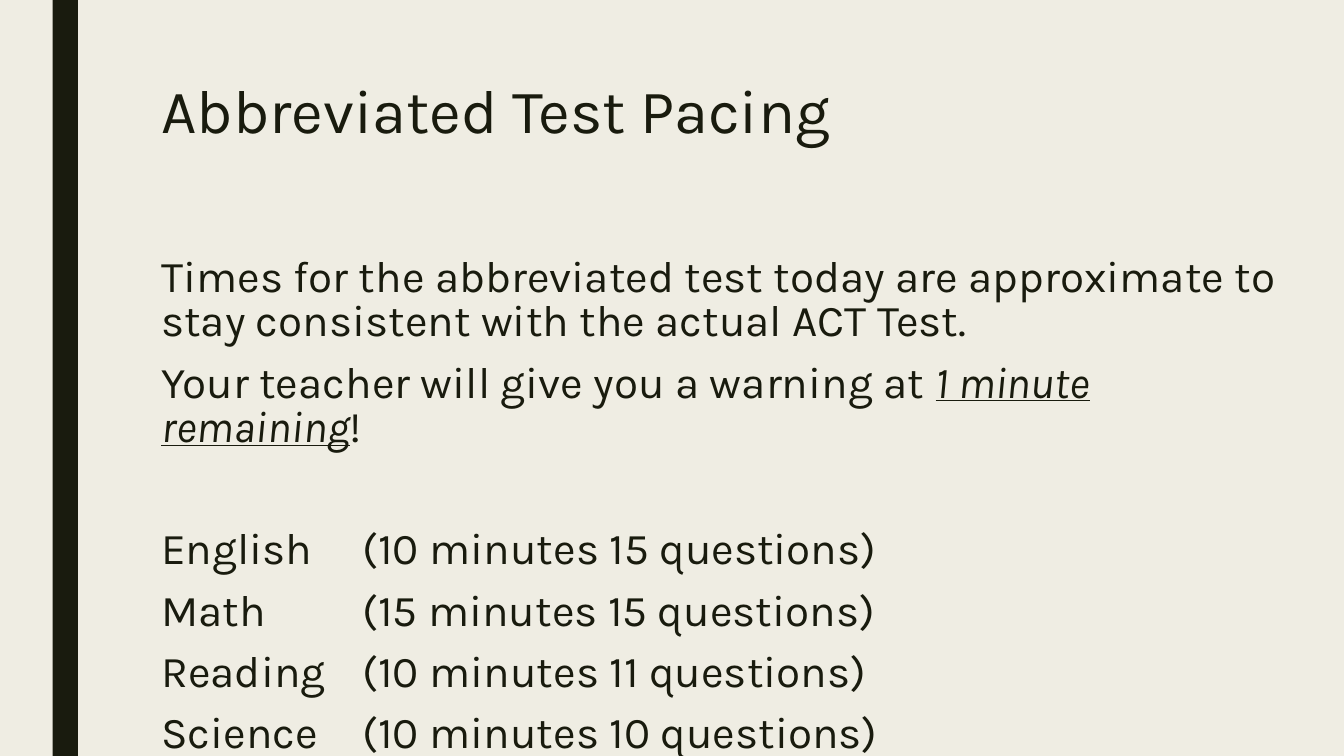
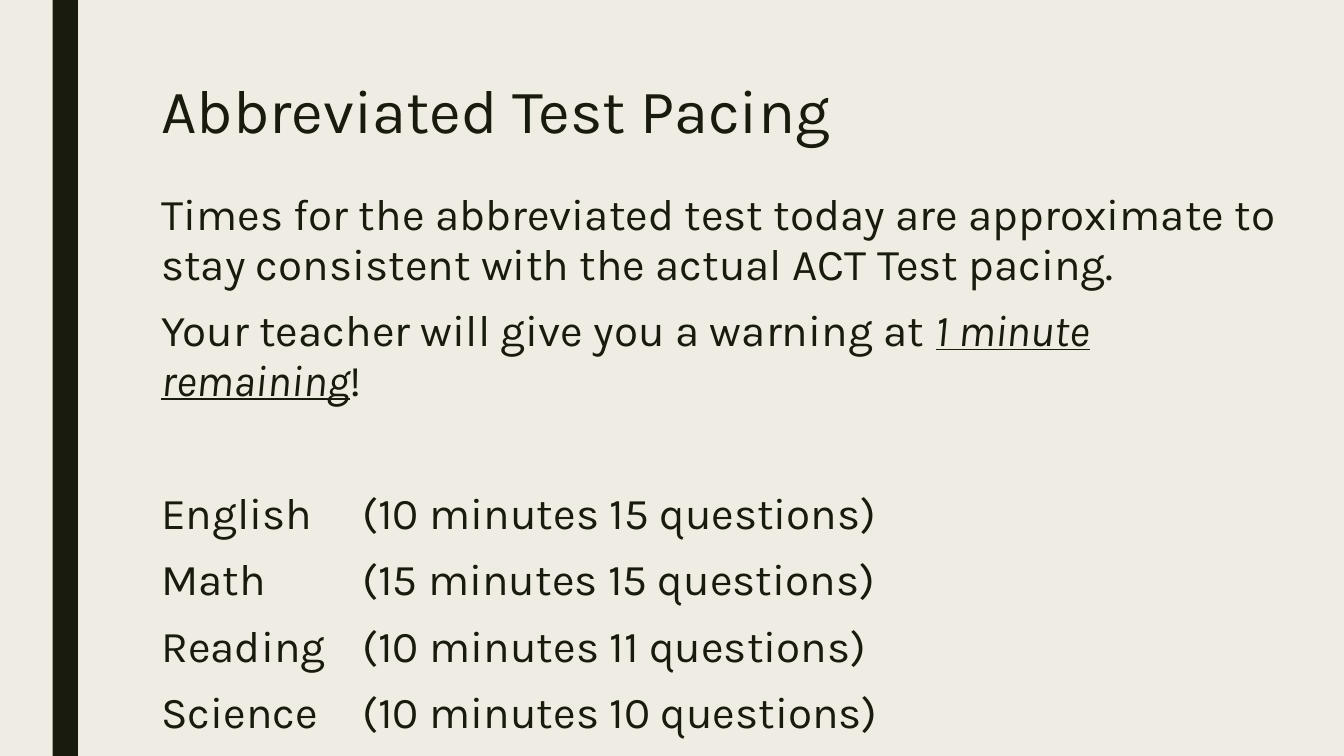
Before and after one commit to codecuddy/algebra_3-4, a slide deck: slide 5 of _PowerPoints/2nd Semester/Unit 7 ACT/Algebra4_Day_063 ACT Abbreviated Test.pptx (slide 3 before the commit). Drawn at 1344x756 pixels with LibreOffice and Linux fonts; fonts in the diff are those of the drawing. Boxes give left, top, right and bottom in pixels: in the first picture for what was removed or moved away, otherwise in the second. Text is boxed around its words. In the diff, an @@ line names an element or a change of style, - is before the commit and + after.

```diff
--- a/_PowerPoints/2nd Semester/Unit 7 ACT/Algebra4_Day_063 ACT Abbreviated Test.pptx
+++ b/_PowerPoints/2nd Semester/Unit 7 ACT/Algebra4_Day_063 ACT Abbreviated Test.pptx
@@ text "Times for the abbreviated test ..." moved from (x1=161, y1=261, x2=1276, y2=756) to (x1=161, y1=199, x2=1276, y2=739) @@
@@ text at (x1=161, y1=199, x2=1276, y2=291): text changed @@
-Times for the abbreviated test today are approximate to stay consistent with the actual ACT Test.
+Times for the abbreviated test today are approximate to stay consistent with the actual ACT Test pacing.
@@ text at (x1=161, y1=315, x2=1090, y2=739): line spacing 0.84 to 0.94 @@
```
Also in this commit, not shown: 5 other slides changed, 2 slides added, 1 other file.
